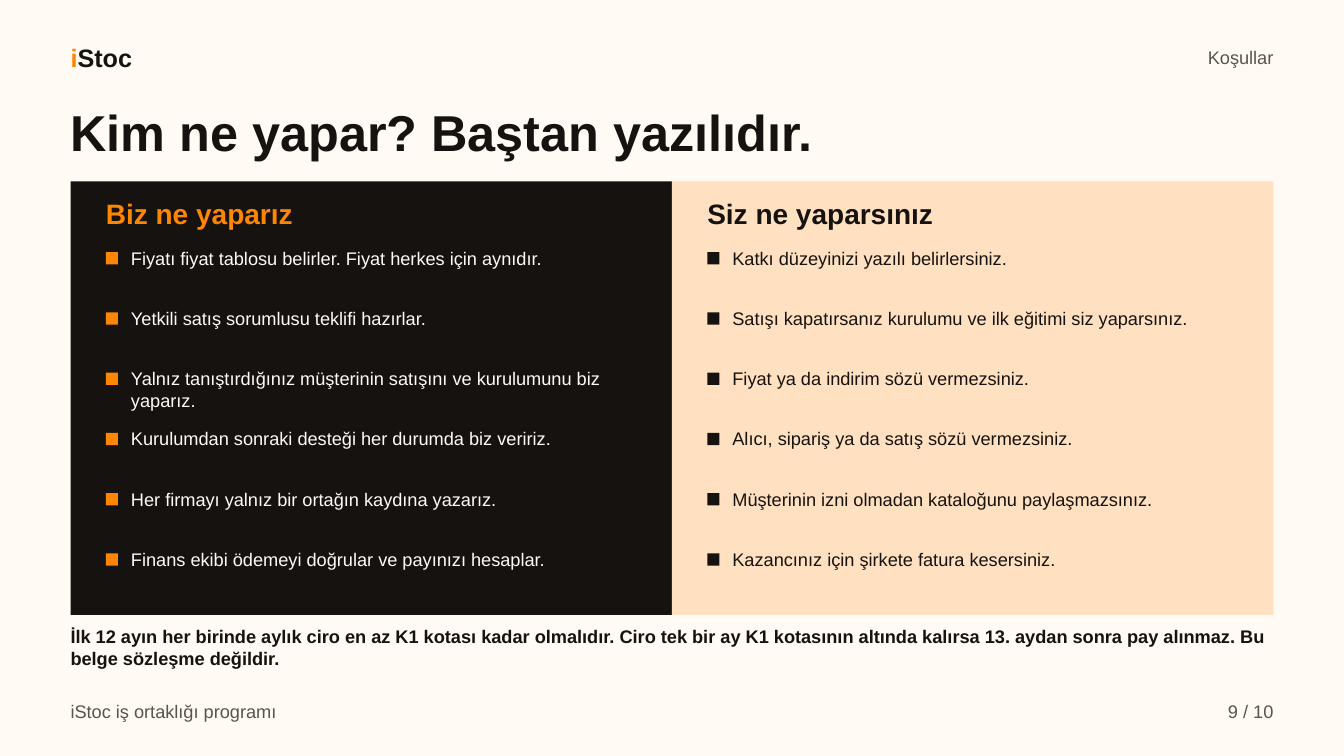
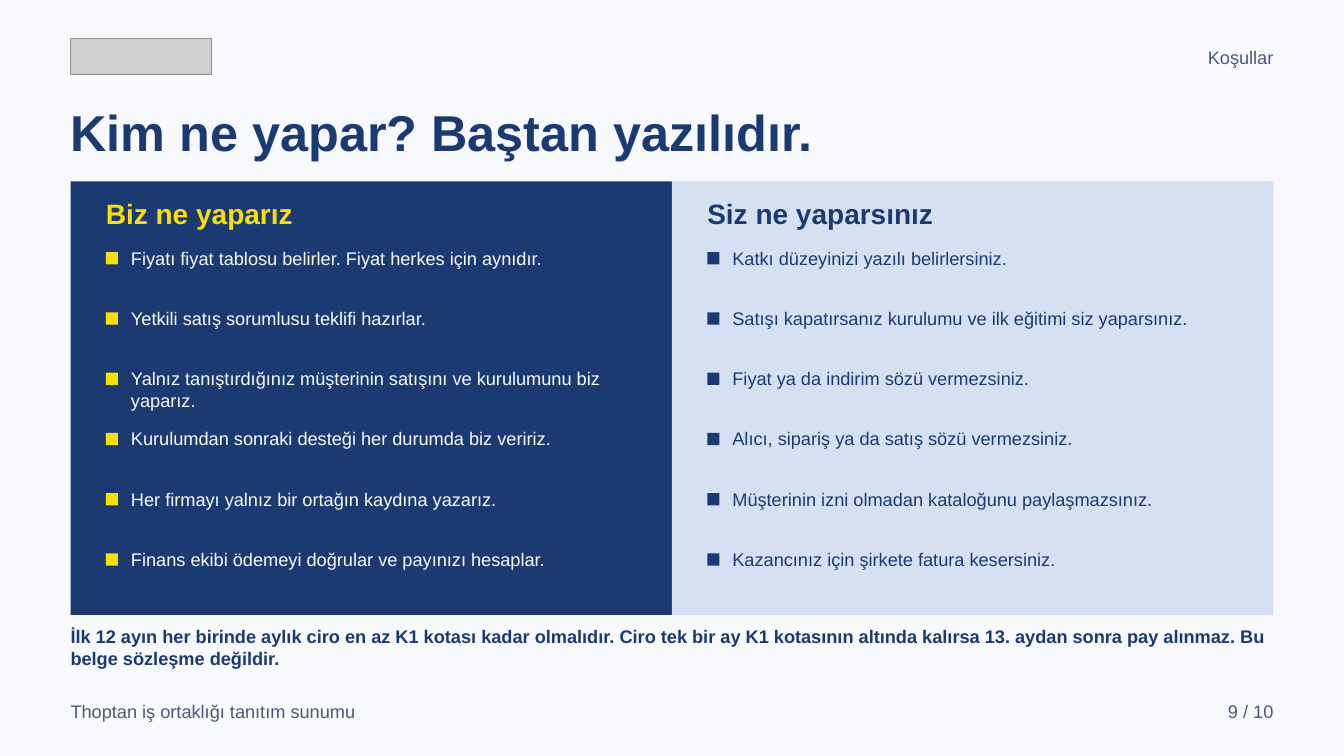
Before and after one commit to karacaismail/19ekim, a slide deck: slide 9 of public/indir/istoc/istoc-is-ortakligi-sunum.pptx. Drawn at 1344x756 pixels with LibreOffice and Linux fonts; fonts in the diff are those of the drawing; grey boxes stand for pictures. Boxes give left, top, right and bottom in pixels: in the first picture for what was removed or moved away, otherwise in the second. Text is boxed around its words. In the diff, an @@ line names an element or a change of style, - is before the commit and + after.

Commit message:
iStoc tanıtım setini Thoptan markasına taşı
Üç belgenin asıl markası artık Thoptan'dır. Web adresi thoptan.com olur.
El kitapçığının adı "Thoptan iş ortaklığı kılavuzu" olur.
Görsel sunumun ve PPTX'in adı "Thoptan iş ortaklığı tanıtım sunumu" olur.

- Kapakta, üst bilgide ve son sayfada Thoptan logosu durur.
- "Connect to iStoc" imzası yalnız kapakta ve son sayfada durur.
- Ürün ve hizmet cümlelerinde özne Thoptan olur.
- Renkler lacivert #23488d, #1c3a72 ve sarı #fcde00 olur. Turuncu kalmadı.
- Üretici turuncu rengi, "İSTOÇ" adını ve iStoc ile başlayan cümleyi reddeder.
- Sitedeki "Tanıtım dosyaları" bölümünde dosya adları Thoptan olur.
- Dosya yolları, sayılar, oranlar, fiyatlar ve süreler değişmedi.

```diff
--- a/public/indir/istoc/istoc-is-ortakligi-sunum.pptx
+++ b/public/indir/istoc/istoc-is-ortakligi-sunum.pptx
@@ background #FFFAF3 to #F7F9FC @@
@@ text removed at (71, 48, 133, 68) @@
-iStoc
@@ picture added at (71, 38, 212, 75) @@
@@ text "Koşullar" at (1208, 51, 1274, 68): text colour #5C544C to #4A5A78 @@
@@ text "Biz ne yaparız" at (106, 203, 293, 229): text colour #FF8600 to #FCDE00 @@
@@ rectangle at (673, 181, 1274, 615): fill #FFE1C2 to #D5E1F2 @@
@@ fill #FF8600 to #FCDE00 in 6 elements at (106, 252, 118, 264), (106, 313, 118, 325), (106, 373, 118, 385), (106, 434, 118, 446), (106, 493, 118, 505), (106, 554, 118, 566) @@
@@ text colour #FFFAF3 to #F7F9FC in 6 elements at (131, 251, 542, 269), (131, 311, 426, 329), (131, 371, 600, 411), (131, 431, 550, 449), (131, 492, 497, 510), (131, 552, 545, 570) @@
@@ fill #16120F to #1C3A72 in 7 elements at (71, 181, 673, 615), (708, 252, 720, 264), (708, 313, 720, 325), (708, 373, 720, 385), (708, 434, 720, 446), (708, 493, 720, 505), (708, 554, 720, 566) @@
@@ text colour #16120F to #1C3A72 in 9 elements at (71, 114, 812, 161), (707, 203, 933, 229), (732, 252, 1007, 269), (732, 311, 1188, 329), (732, 372, 1029, 389), (732, 432, 1073, 449), (732, 492, 1152, 510), (732, 553, 1056, 570), (71, 629, 1264, 669) @@
@@ text at (71, 704, 356, 722): text changed; text colour #5C544C to #4A5A78 @@
-iStoc iş ortaklığı programı
+Thoptan iş ortaklığı tanıtım sunumu
@@ text "9 / 10" at (1228, 705, 1273, 718): text colour #5C544C to #4A5A78 @@
```
Also in this commit, not shown: 9 other slides changed, 44 other files.
